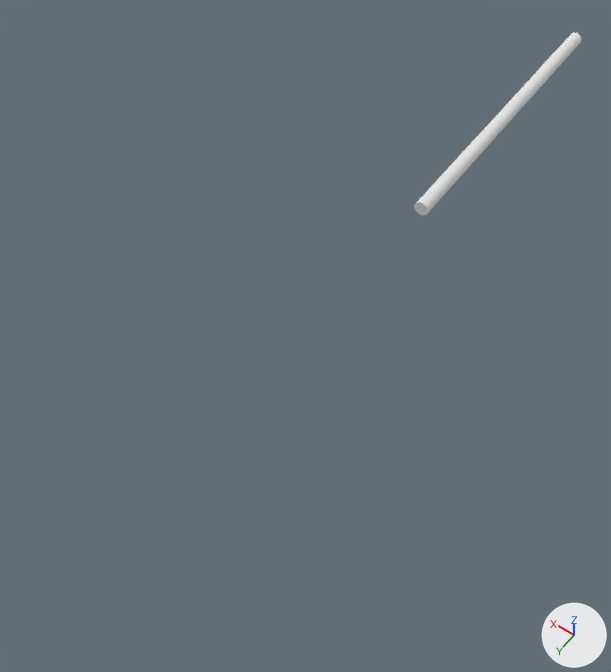
A saved change to the OBJ model app/content/models/beam.obj.
Both versions are drawn from a 50 mm camera at (-0.73, 2.57, 1.61) aimed at (0.06, 1.46, -0.13). Lighting does not change. The marker at lower right points along +X, +Y and +Z. Where no turn or scale is listed for an object, it has been applied to the vertices.
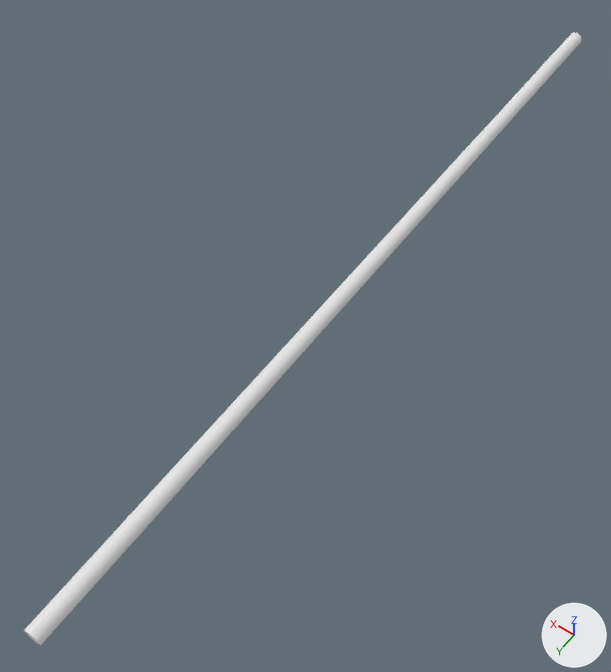
The newer file is also rescaled (x0.411) as a whole; pictures and numbers use the older file's frame.

Boxes (x1, y1, x2, y2) around the edits, measured in the pictures (611 x 672 px):
'Cylinder', reshaped (231% wider, 236% taller)
    before: (414, 33, 582, 215)
    after: (24, 33, 582, 646)

What the commit changed:
me_cylinder is used by ob_cylinder; location (0.0, 0.0, 0.0).
me_cylinder had 64 vertices, 124 faces and spanned x -0.021..0.021, y 0.0..1.0, z -0.021..0.021.
me_cylinder now has 64 vertices, 124 faces and spans x -0.021..0.021, y 0.0..2.432, z -0.021..0.021.
me_cylinder part 1: 31 of the vertices in x -0.021..0.021, y 1.0, z -0.021..0.021 are moved by (0.0, 1.432, 0.0).
